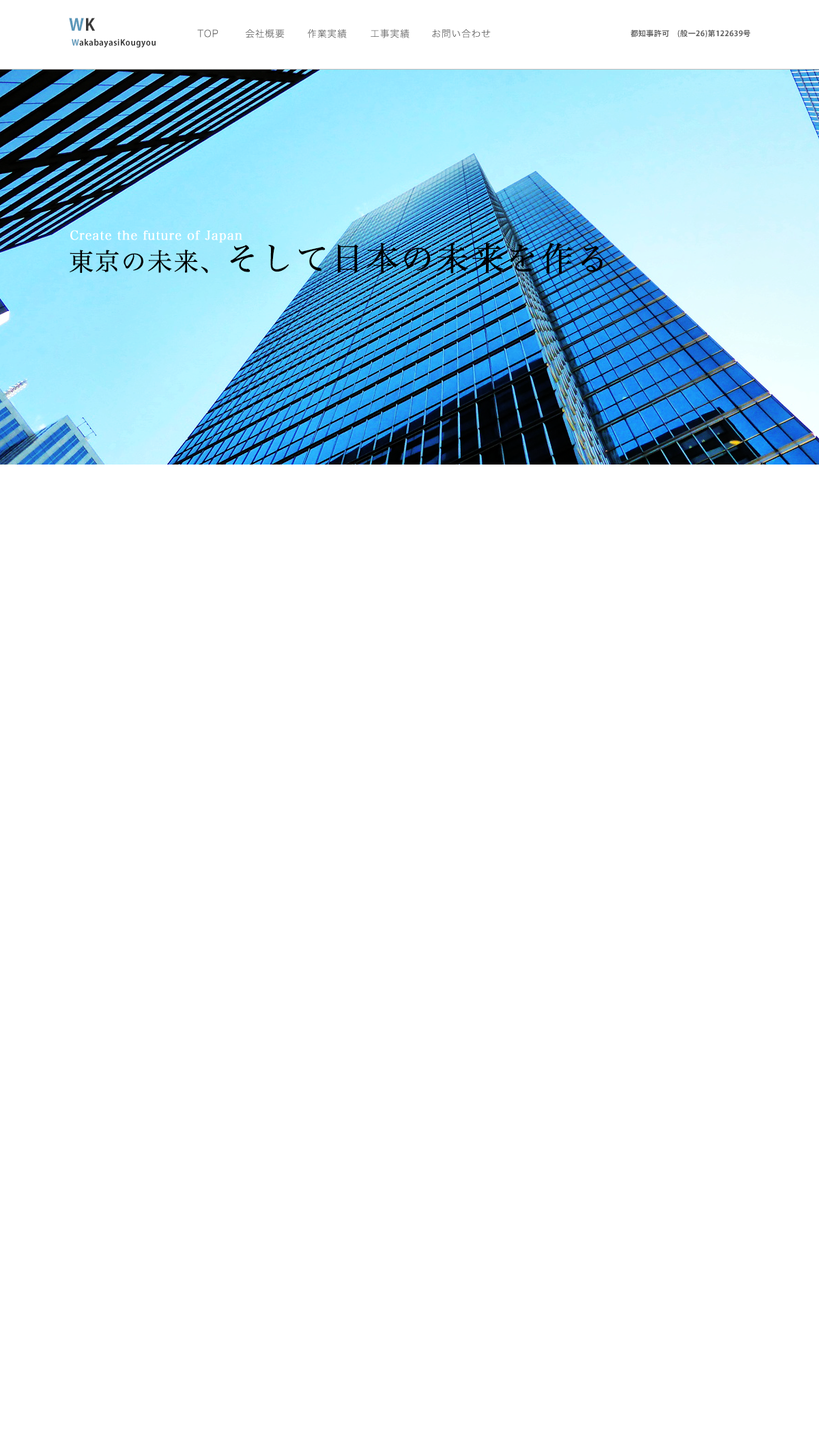
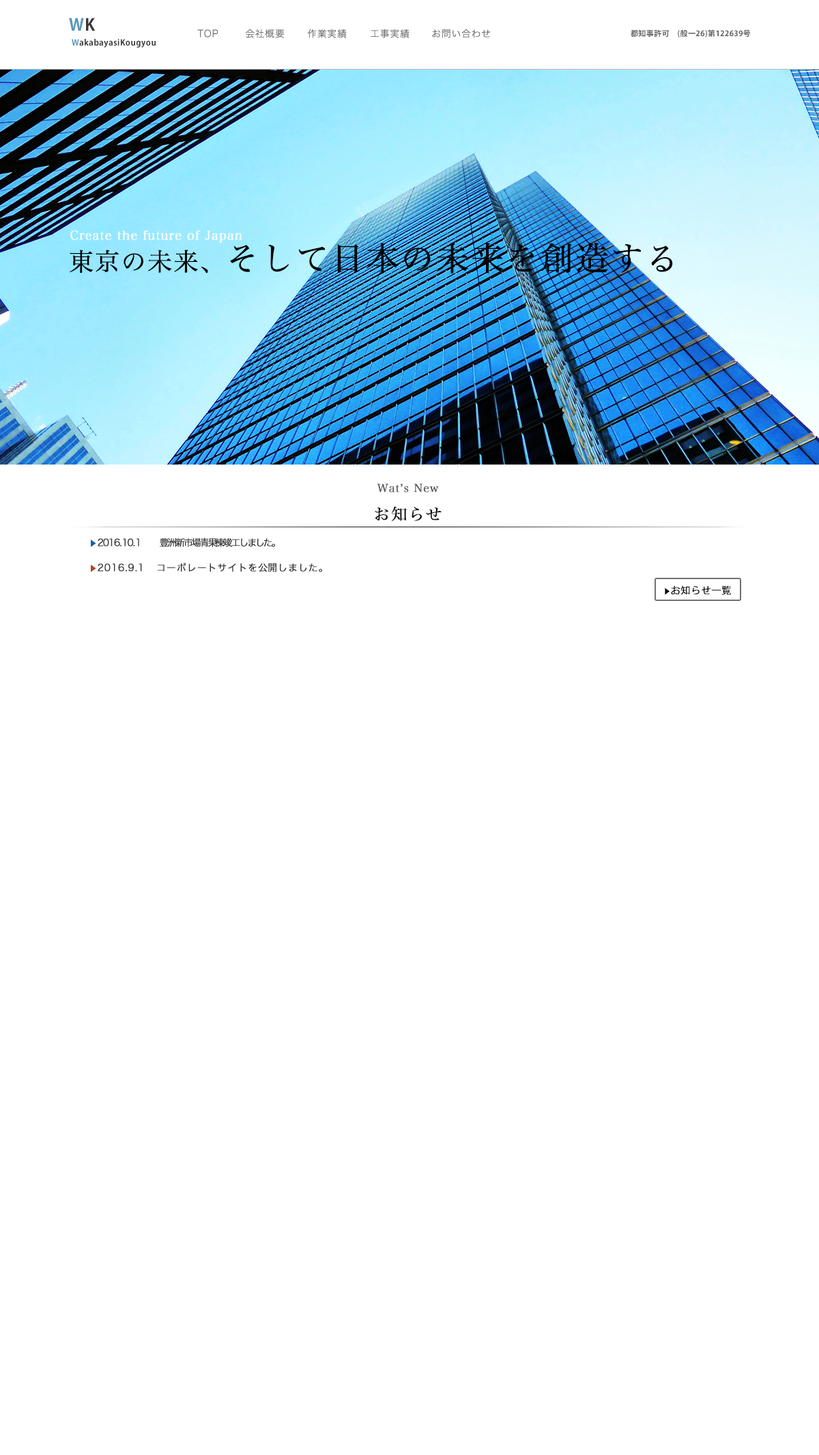
Layers edited between the first and the second 819px x 1455px image:
renamed "東京の未来、そして日本の未来を作る" to "東京の未来、そして日本の未来を創造する", painted on it over (x1=102, y1=242, x2=673, y2=274)
added group "news" with 7 layers above "背景" over (x1=71, y1=483, x2=749, y2=595)
added group "title" with 2 layers in group "news" over (x1=71, y1=483, x2=749, y2=528)
added layer "Wat’s New お知らせ" in group "title" over (x1=374, y1=483, x2=442, y2=522)
added layer "長方形 1" in group "title" over (x1=71, y1=526, x2=749, y2=528)
added group "listButton" with 2 layers in group "news" over (x1=664, y1=585, x2=731, y2=595)
added layer "▶お知らせ一覧" in group "listButton" over (x1=664, y1=585, x2=731, y2=595)
added layer "▶2016.10.1 豊洲新市場青果棟竣工しました。 ▶2016.9.1 コーポレートサイトを公開しました。" in group "news" over (x1=90, y1=537, x2=323, y2=573)
